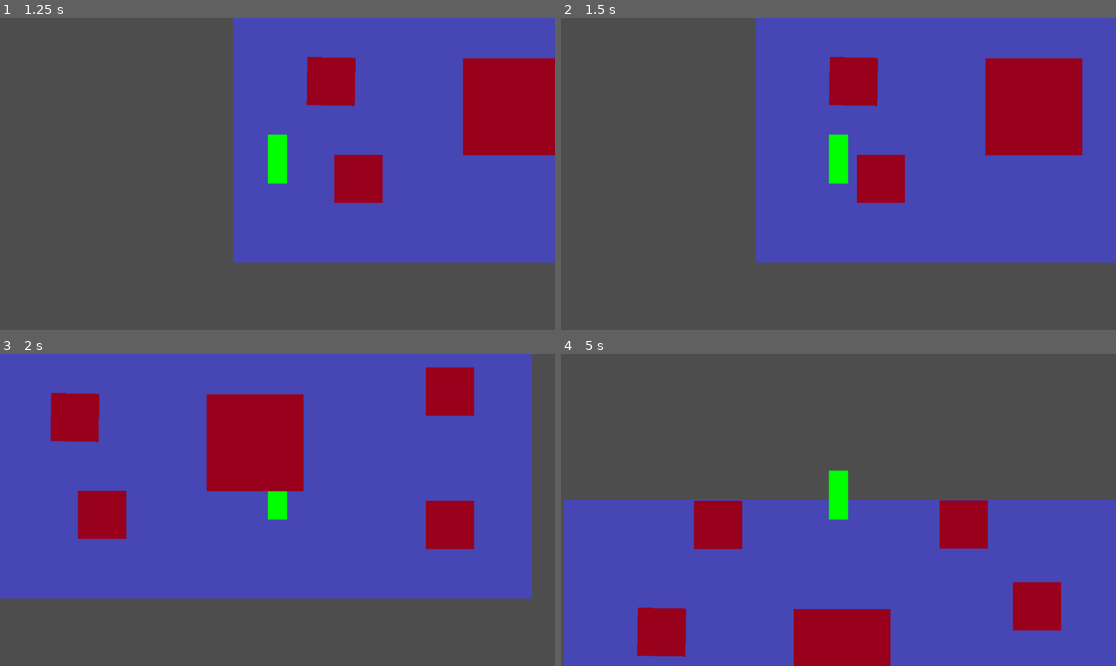
Above: before the commit, frames 1-4 (two rows, left to right).
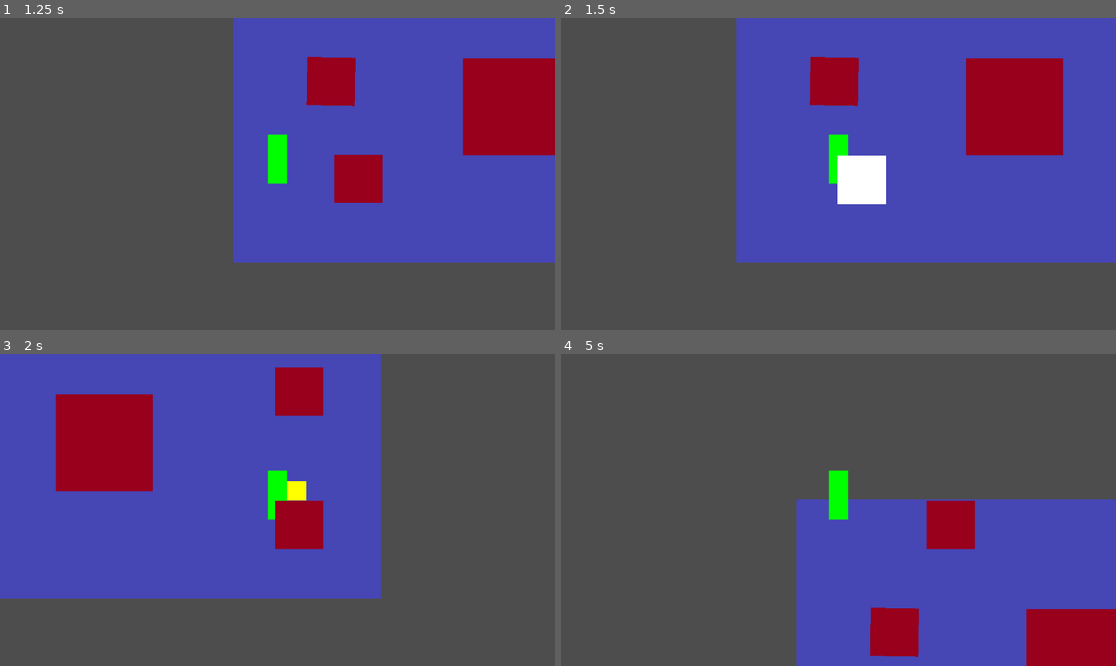
Above: after the commit, the same moments.

Repository: itlleat/twenty-second-slam
Game: Godot game, scene res://main_menu.tscn
Same seed, same stepped clock (60 frames per second), same inputs: the game is played once before the commit and once after it.
Inputs:
- Up to frame 1 (1.25 s): click "START GAME" at 0.5 s
- Up to frame 2 (1.5 s): tap Enter at 1.25 s; hold D (move_right) from 1.28 s (still down); hold E (punch) from 1.28 s (still down)
- Up to frame 3 (2 s): keep holding D (move_right); keep holding E (punch); tap Space (jump) at 1.52, 1.55, 1.82 s
- Up to frame 4 (5 s): release D (move_right) at 2.03 s; release E (punch) at 2.03 s; hold S (move_down) 2.03-2.78 s; tap Space (jump) at 2.1, 2.27, 2.57, 2.75, 3.05, 3.77, 4.07, 4.35, 4.52, 4.82 s; tap E (punch) at 2.3, 3.6 s; hold D (move_right) 2.78-3.53 s; hold E (punch) 2.78-3.53 s; hold W (move_up) 3.53-4.28 s; hold A (move_left) from 4.28 s (still down)

Frame 1 is identical in both runs. In frame 2, 8.0% of the frame differs, in the area x 31-94%, y 0-79%; in frame 3, 35%, in the area x 9-96%, y 0-79%; in frame 4, 30%.

Commit message:
feels like a game kinda

Diff:
--- a/player.gd
+++ b/player.gd
@@ -5,20 +5,19 @@
 	WALKING,
 	WALK_UP,
 	WALK_DOWN,
-	DASHING,
-	PUNCHING
+	DASHING
 }
 
 var current_state = PlayerState.IDLE
 var move_speed = 600.0
-var dash_force = 1000.0
-var dash_duration = 0.2
+var dash_force = 1800.0
+var dash_duration = 0.19
 var gravity = 980.0
-var can_punch = true
-var punch_cooldown = 0.06
-var punch_timer = 0.0
+var punch_flash_rate = 10.0  # Flashes per second
+var punch_flash_timer = 0.0
+var is_punching = false
 var dash_timer = 0.0
-var can_dash = true
+var is_dashing = false
 var facing_right = true
 
 var punch_area: Area2D
@@ -68,6 +67,19 @@
 	# 	add_child(collision)
 
 func _physics_process(delta):
+	# Handle punch input - completely asynchronous, works anywhere
+	if Input.is_action_pressed("punch"):
+		if not is_punching:
+			start_punch()
+		handle_punch_flash(delta)
+	else:
+		if is_punching:
+			stop_punch()
+
+	# Handle dash input - only works in movement areas
+	if Input.is_action_just_pressed("jump") and can_move_vertically:
+		start_dash()
+
 	match current_state:
 		PlayerState.IDLE:
 			handle_idle_state(delta)
@@ -79,8 +91,6 @@
 			handle_walk_down_state(delta)
 		PlayerState.DASHING:
 			handle_dashing_state(delta)
-		PlayerState.PUNCHING:
-			handle_punching_state(delta)
 
 	# No gravity - all movement is contained within free movement area
 
@@ -121,23 +131,15 @@
 	if dash_timer <= 0:
 		# End dash
 		current_state = PlayerState.IDLE
-		can_dash = true
+		is_dashing = false
 		# Slow down after dash
 		velocity.x *= 0.5
 		if can_move_vertically:
 			velocity.y *= 0.5
 	# Don't handle input during dash - keep dash velocity
 
-func handle_punching_state(delta):
-	velocity.x = 0
-	punch_timer -= delta
-	if punch_timer <= 0:
-		current_state = PlayerState.IDLE
-		can_punch = true
-		punch_area.visible = false
-		# Disable collision when not punching
-		punch_area.monitoring = false
-		punch_area.monitorable = false
+
+
 
 func handle_movement_input():
 	# Only allow input when in free movement area
@@ -182,20 +184,10 @@
 	if input_vector.x != 0:
 		facing_right = input_vector.x > 0
 
-	# Dash only works in free movement area
-	if Input.is_action_just_pressed("jump") and can_dash:
-		start_dash()
-
-	if Input.is_action_just_pressed("punch") and can_punch:
-		start_punch()
-
 func start_dash():
-	# Only allow dashing in free movement area
-	if not can_move_vertically:
-		return
-
+	print("Starting dash!")
 	current_state = PlayerState.DASHING
-	can_dash = false
+	is_dashing = true
 	dash_timer = dash_duration
 
 	# Get current input for dash direction using the same method as movement
@@ -233,28 +225,54 @@
 	velocity = dash_direction * dash_force
 	print("Dashing in direction: ", dash_direction)
 
+
+
 func start_punch():
-	current_state = PlayerState.PUNCHING
-	can_punch = false
-	punch_timer = punch_cooldown
+	is_punching = true
+	punch_flash_timer = 0.0
 
 	# Position punch hitbox based on facing direction
 	var horizontal_offset := 40.0
 	punch_area.position = Vector2(horizontal_offset if facing_right else -horizontal_offset, -40)
 
-	punch_area.visible = true  # Show the punch hitbox
-	# Enable collision only while punching
+	# Enable collision while punching
 	punch_area.monitoring = true
 	punch_area.monitorable = true
 
+func stop_punch():
+	is_punching = false
+	punch_area.visible = false
+	punch_area.monitoring = false
+	punch_area.monitorable = false
+	# Don't change state here - let update_state handle it
+
+func handle_punch_flash(delta):
+	punch_flash_timer += delta
+	var flash_period = 1.0 / punch_flash_rate
+
+	# Update punch position based on current facing direction
+	var horizontal_offset := 40.0
+	punch_area.position = Vector2(horizontal_offset if facing_right else -horizontal_offset, -40)
+
+	# Toggle both visibility AND collision detection with each flash
+	var should_be_active = fmod(punch_flash_timer, flash_period) < (flash_period * 0.5)
+	punch_area.visible = should_be_active
+	punch_area.monitoring = should_be_active
+	punch_area.monitorable = should_be_active
+
 func update_state():
-	if current_state != PlayerState.PUNCHING and current_state != PlayerState.DASHING:
-		if can_move_vertically:
-			# In free movement area - use any movement for walking state
-			if abs(velocity.x) > 0 or abs(velocity.y) > 0:
-				current_state = PlayerState.WALKING
-			else:
-				current_state = PlayerState.IDLE
+	# Dashing takes priority for movement state
+	if is_dashing:
+		current_state = PlayerState.DASHING
+		return
+
+	# Handle movement states based on actual movement, not punch state
+	if can_move_vertically:
+		# In free movement area - use any movement for walking state
+		if abs(velocity.x) > 0 or abs(velocity.y) > 0:
+			current_state = PlayerState.WALKING
 		else:
-			# Outside free movement area - always idle (no movement allowed)
 			current_state = PlayerState.IDLE
+	else:
+		# Outside free movement area - always idle (no movement allowed)
+		current_state = PlayerState.IDLE
